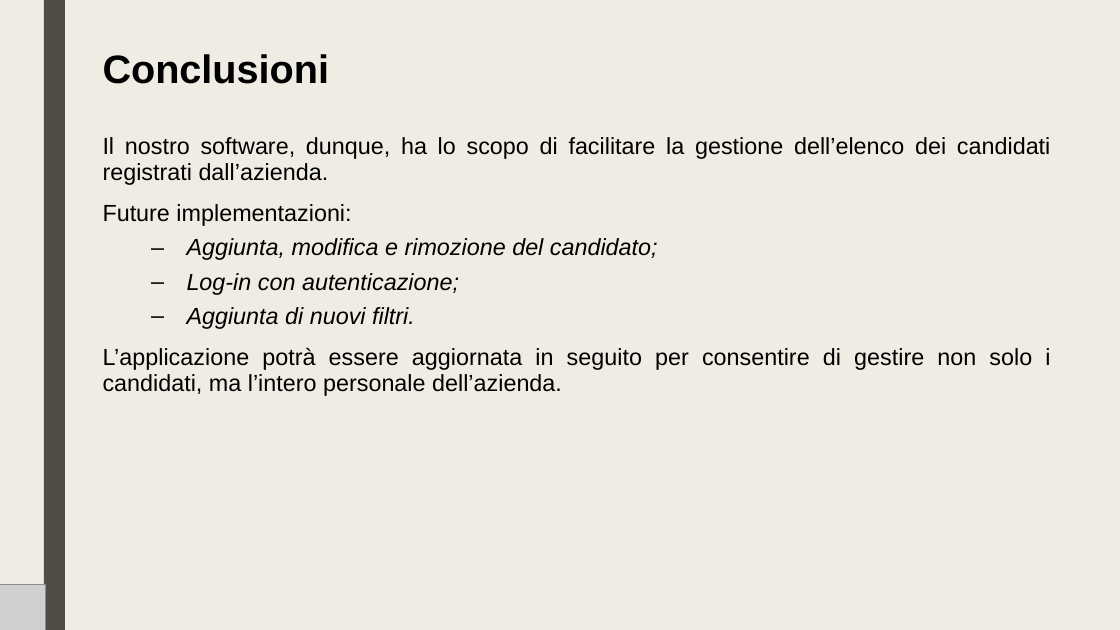
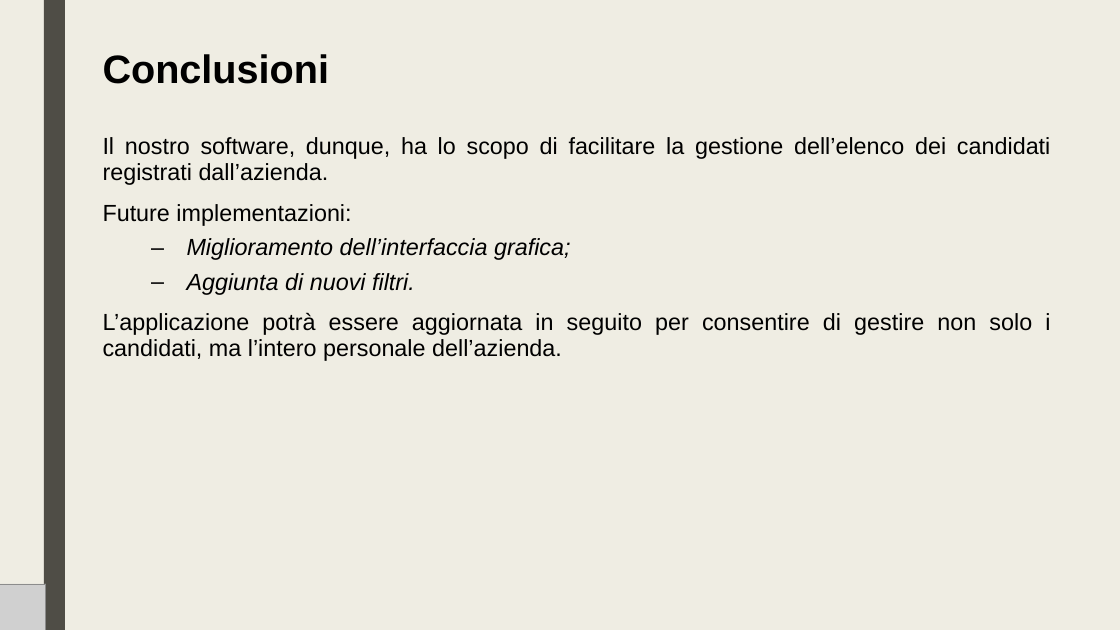
Before and after one commit to lt-scuolalavoro/suit, a slide deck: slide 12 of resources/IT - Suit Database.pptx (slide 11 before the commit). Drawn at 1120x630 pixels with LibreOffice and Linux fonts; fonts in the diff are those of the drawing; grey boxes stand for pictures. Boxes give left, top, right and bottom in pixels: in the first picture for what was removed or moved away, otherwise in the second. Text is boxed around its words. In the diff, an @@ line names an element or a change of style, - is before the commit and + after.

```diff
--- a/resources/IT - Suit Database.pptx
+++ b/resources/IT - Suit Database.pptx
@@ text at [187,238,571,260]: text changed @@
-  – Aggiunta, modifica e rimozione del candidato;
-  – Log-in con autenticazione;
+  – Miglioramento dell’interfaccia grafica;
```
Also in this commit, not shown: 8 other slides changed, 1 slide added, 3 other files.
